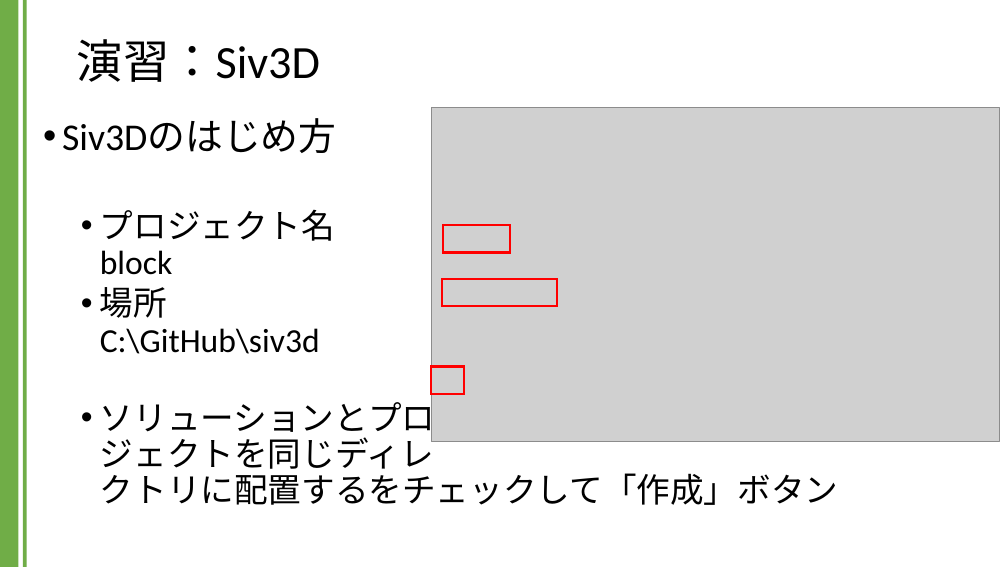
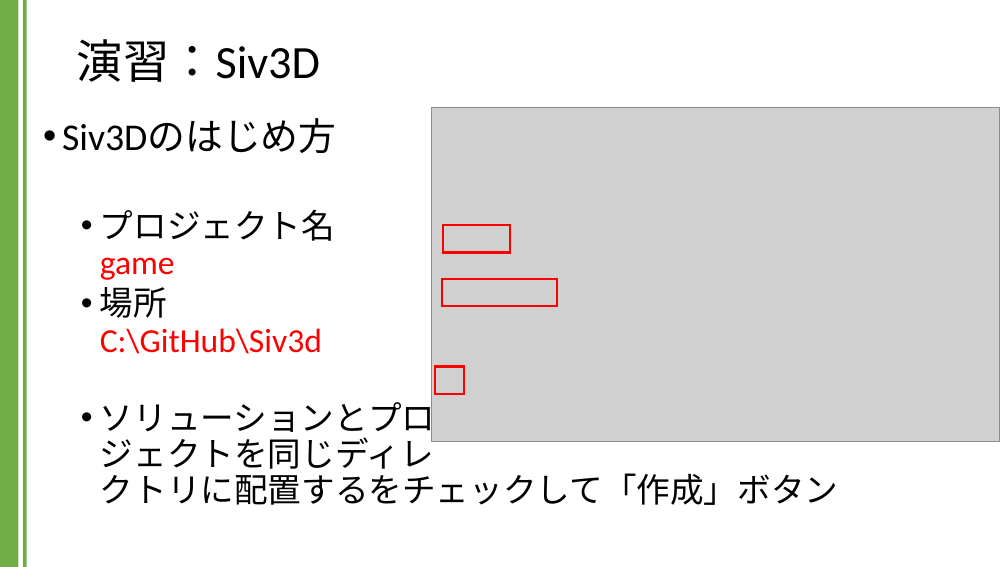
Before and after one commit to kic-murata/cpp2024, a slide deck: slide 7 of 授業資料/演習課題：Siv3D.pptx. Drawn at 1008x567 pixels with LibreOffice and Linux fonts; fonts in the diff are those of the drawing; grey boxes stand for pictures; background and template pictures are left out. Boxes give left, top, right and bottom in pixels: in the first picture for what was removed or moved away, otherwise in the second. Text is boxed around its words. In the diff, an @@ line names an element or a change of style, - is before the commit and + after.

```diff
--- a/授業資料/演習課題：Siv3D.pptx
+++ b/授業資料/演習課題：Siv3D.pptx
@@ text at box(100, 210, 335, 354): text changed; text colour #000000 to #FF0000 @@
-  • プロジェクト名
-    block
-  • 場所
-    C:\GitHub\siv3d
+  • プロジェクト名
+    game
+  • 場所
+    C:\GitHub\Siv3d
@@ rectangle: place and size @@
-rectangle at box(432, 367, 464, 394)
+rectangle at box(436, 367, 464, 394)
```
Also in this commit, not shown: 13 other slides changed, 7 slides added.
